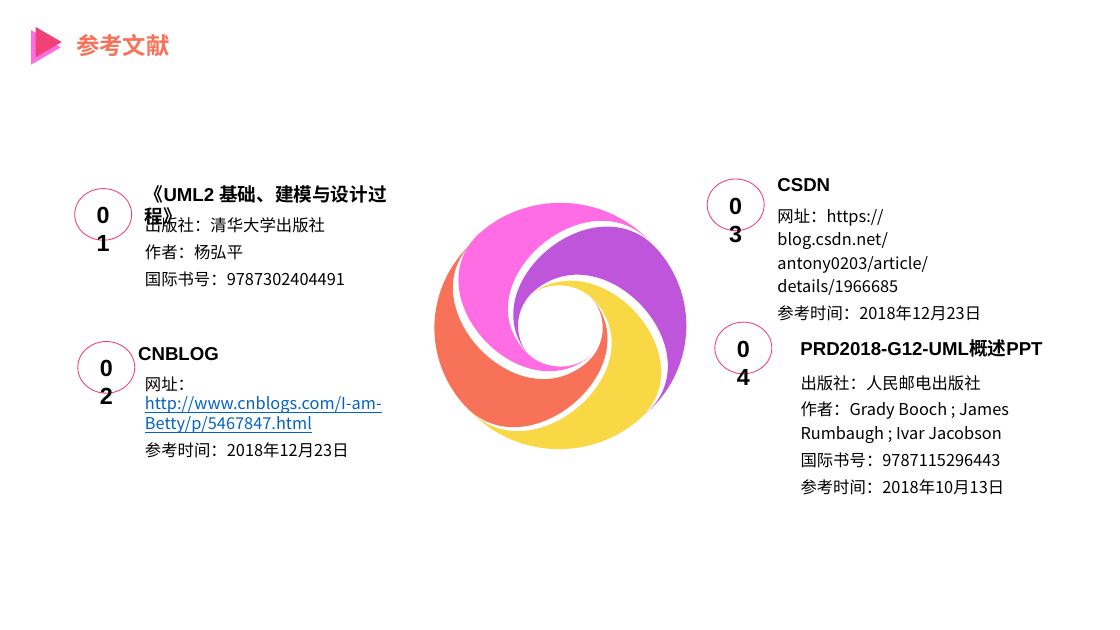
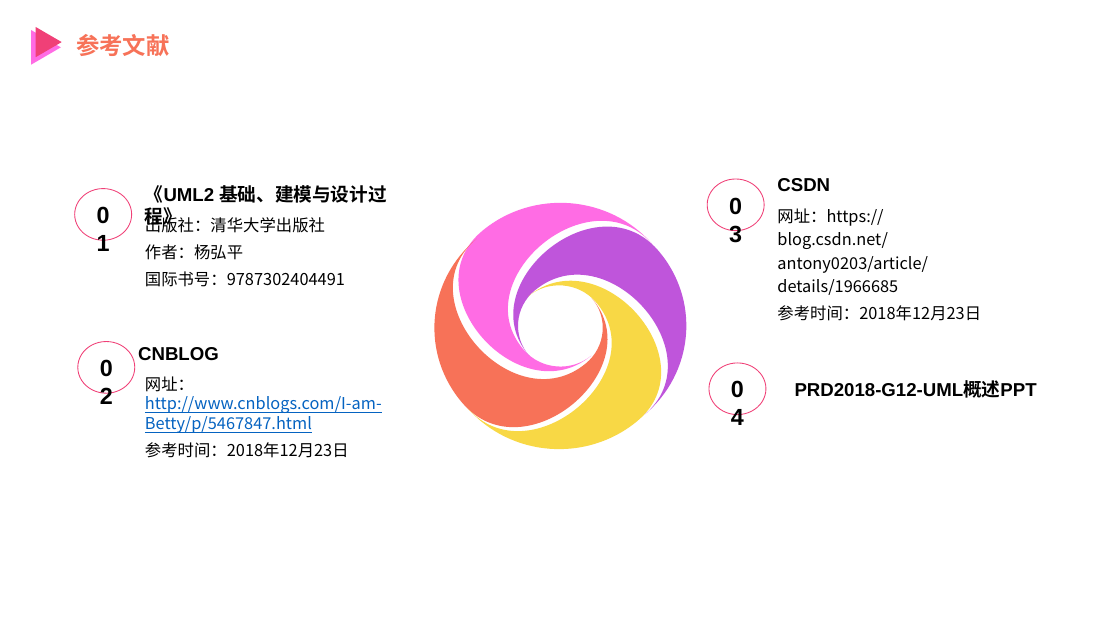
Before and after one commit to PRD2018-G12/SE-Education-Assistant-System, a slide deck: slide 33 of 非受控文档/UML翻转课堂/UML 基础 综合应用和问题解答.pptx (slide 51 before the commit). Drawn at 1120x630 pixels with LibreOffice and Linux fonts; fonts in the diff are those of the drawing. Boxes give left, top, right and bottom in pixels: in the first picture for what was removed or moved away, otherwise in the second. Text is boxed around its words. In the diff, an @@ line names an element or a change of style, - is before the commit and + after.

```diff
--- a/非受控文档/UML翻转课堂/UML 基础 综合应用和问题解答.pptx
+++ b/非受控文档/UML翻转课堂/UML 基础 综合应用和问题解答.pptx
@@ ellipse "04": place and size @@
-ellipse "04" at box(715, 322, 772, 374)
+ellipse "04" at box(709, 363, 766, 415)
@@ text "PRD2018-G12-UML概述PPT": place and size @@
-text "PRD2018-G12-UML概述PPT" at box(800, 340, 1042, 357)
+text "PRD2018-G12-UML概述PPT" at box(795, 381, 1037, 398)
@@ text removed at box(801, 375, 1009, 495) @@
-出版社：人民邮电出版社
-作者：Grady Booch ; James Rumbaugh ; Ivar Jacobson
-国际书号：9787115296443
-参考时间：2018年10月13日
```
Also in this commit, not shown: 10 other slides changed, 18 slides added, 36 slides removed, 1 other file.
